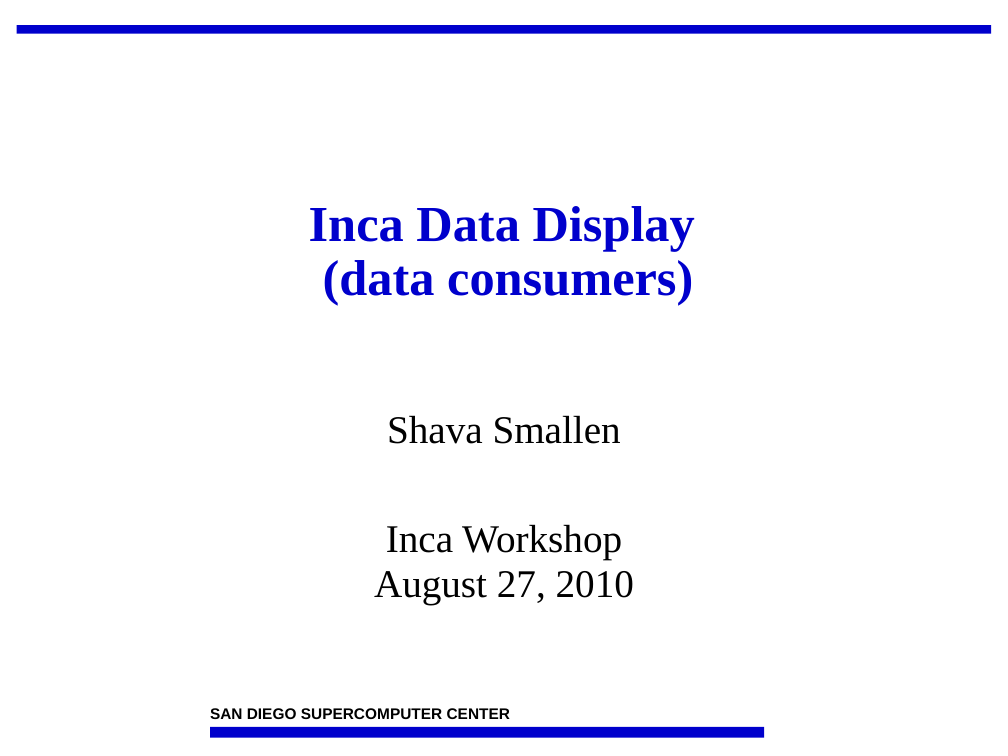
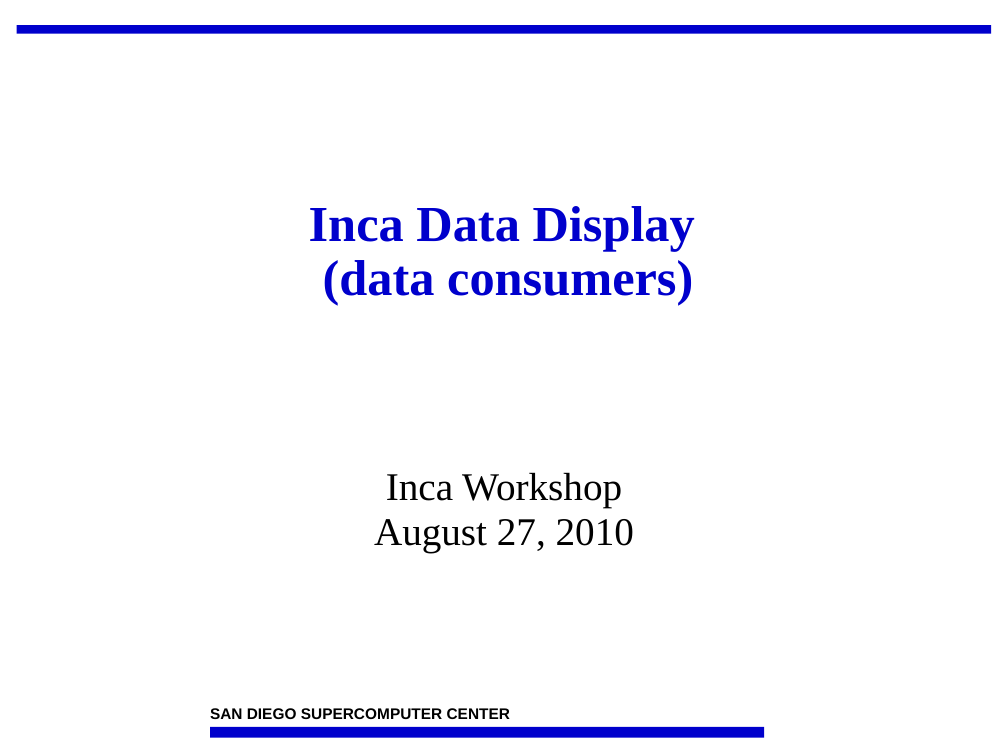
Before and after one commit to IncaProject/inca-xsede, a slide deck: slide 1 of talks/2010/2010workshop/consumer.ppt. Drawn at 1008x756 pixels with LibreOffice and Linux fonts; fonts in the diff are those of the drawing; background and template pictures are left out. Boxes give left, top, right and bottom in pixels: in the first picture for what was removed or moved away, otherwise in the second. Text is boxed around its words. In the diff, an @@ line names an element or a change of style, - is before the commit and + after.

```diff
--- a/talks/2010/2010workshop/consumer.ppt
+++ b/talks/2010/2010workshop/consumer.ppt
@@ subtitle at (387,415,621,444): paragraph removed @@
-Shava Smallen
```
Also in this commit, not shown: 4 other slides changed, 7 slides added, 6 slides removed.
